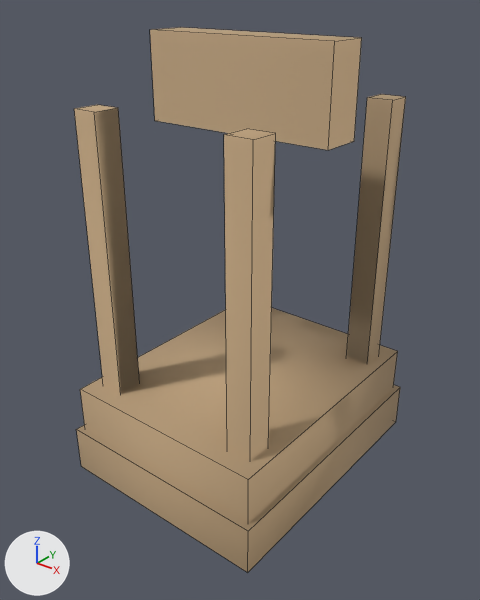
One commit to the OBJ model assets/models/mead_hall.obj: the scene before it, then after it.
One viewpoint serves both versions: a 50 mm lens placed at (6.9, -8.83, 8.74), pointed at (0.06, -0.28, 3.44). Arrows for +X, +Y and +Z are at lower left; the lights stay in place. The first picture is the older version. Mesh edges are drawn as thin lines. Where no turn or scale is listed for an object, it has been applied to the vertices.

Objects in the first picture: 'building'.
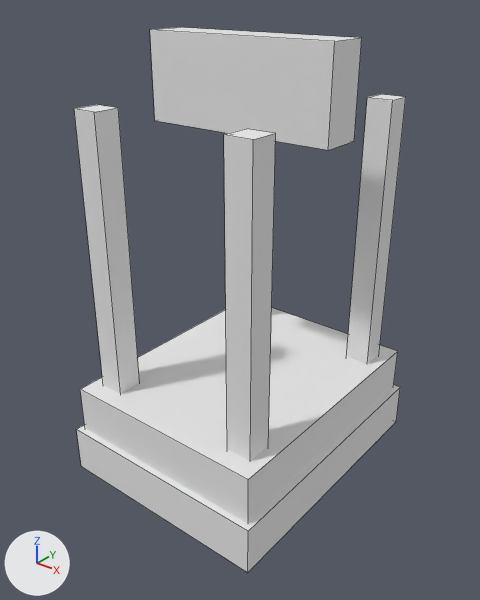
Where the change shows, as pixel boxes (x1, y1, x2, y2) in the pictures (480 x 600 px):
```json
{"object": "building", "change": "recoloured, shading changed", "before": [74, 27, 406, 572], "after": [74, 27, 406, 572], "on screen": "beige to white"}
```

Edits to the scene script, one JSON object a line:
```json
{"op": "set", "path": "mat_material.base_color", "old": "(0.5, 0.35, 0.2)", "new": "(0.8, 0.8, 0.8)", "note": "beige #bca07c -> white #e7e7e7"}
{"block": "me_building", "where": "me_building.from_pydata(...)  # 56 vertices, 42 faces; spans x -2.1..2.1, y -2.62..2.62, z 0.0..7.95"}
{"block": "me_building", "where": "# used by ob_building; location = (0.0, 0.0, 0.0)"}
{"block": "me_building", "change": "me_building part 1: edges marked sharp go from 0 to 84"}
```
